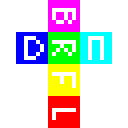
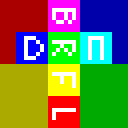
Comparing the layer stacks of the two 128 × 128 images. Changes:
"text": blend erase → normal over box(24, 8, 104, 120)
added layer "2x2.png" above "cubeuv.png" over box(0, 0, 128, 128)
